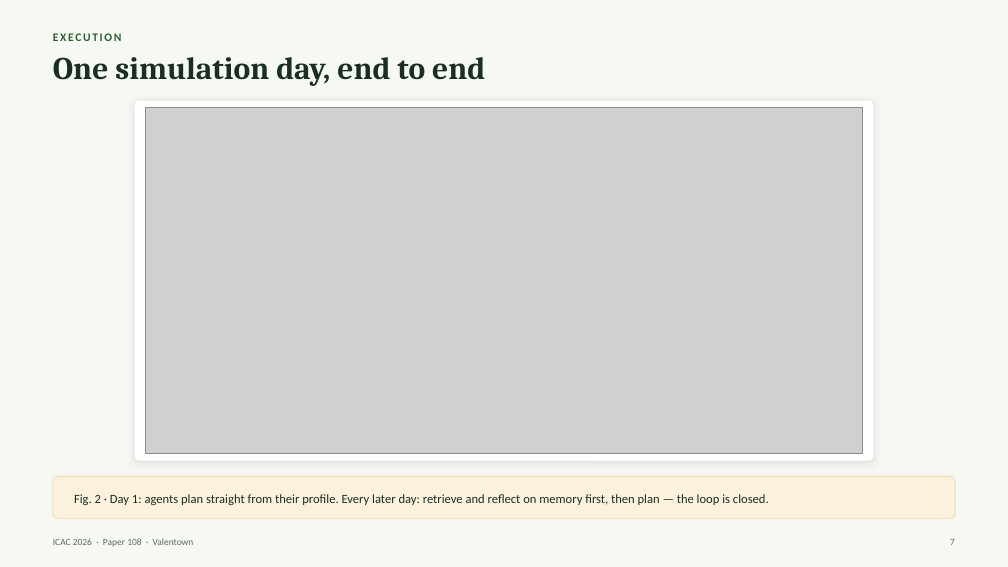
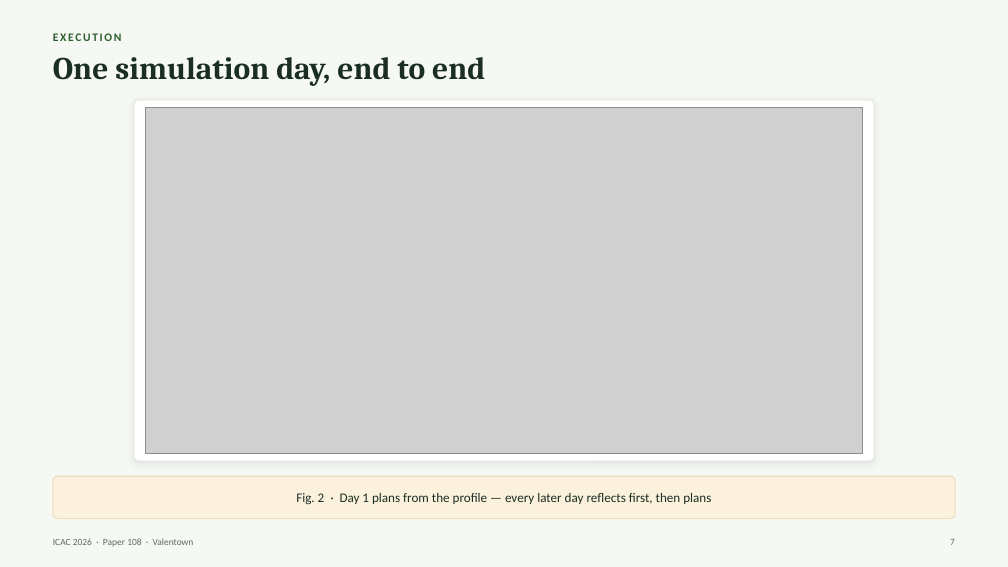
Before and after one commit to aoaoguo2003/valentown, a slide deck: slide 7 of docs/icac2026/ICAC2026_Paper108_Valentown.pptx. Drawn at 1008x567 pixels with LibreOffice and Linux fonts; fonts in the diff are those of the drawing; grey boxes stand for pictures. Boxes give left, top, right and bottom in pixels: in the first picture for what was removed or moved away, otherwise in the second. Text is boxed around its words. In the diff, an @@ line names an element or a change of style, - is before the commit and + after.

```diff
--- a/docs/icac2026/ICAC2026_Paper108_Valentown.pptx
+++ b/docs/icac2026/ICAC2026_Paper108_Valentown.pptx
@@ text at <box>296,493,711,505</box>: text changed; size 12 to 12.5 pt @@
-Fig. 2 · Day 1: agents plan straight from their profile. Every later day: retrieve and reflect on memory first, then plan — the loop is closed.
+Fig. 2 · Day 1 plans from the profile — every later day reflects first, then plans
```
Also in this commit, not shown: 10 other slides changed, 1 slide added, 1 slide removed, 3 other files.
